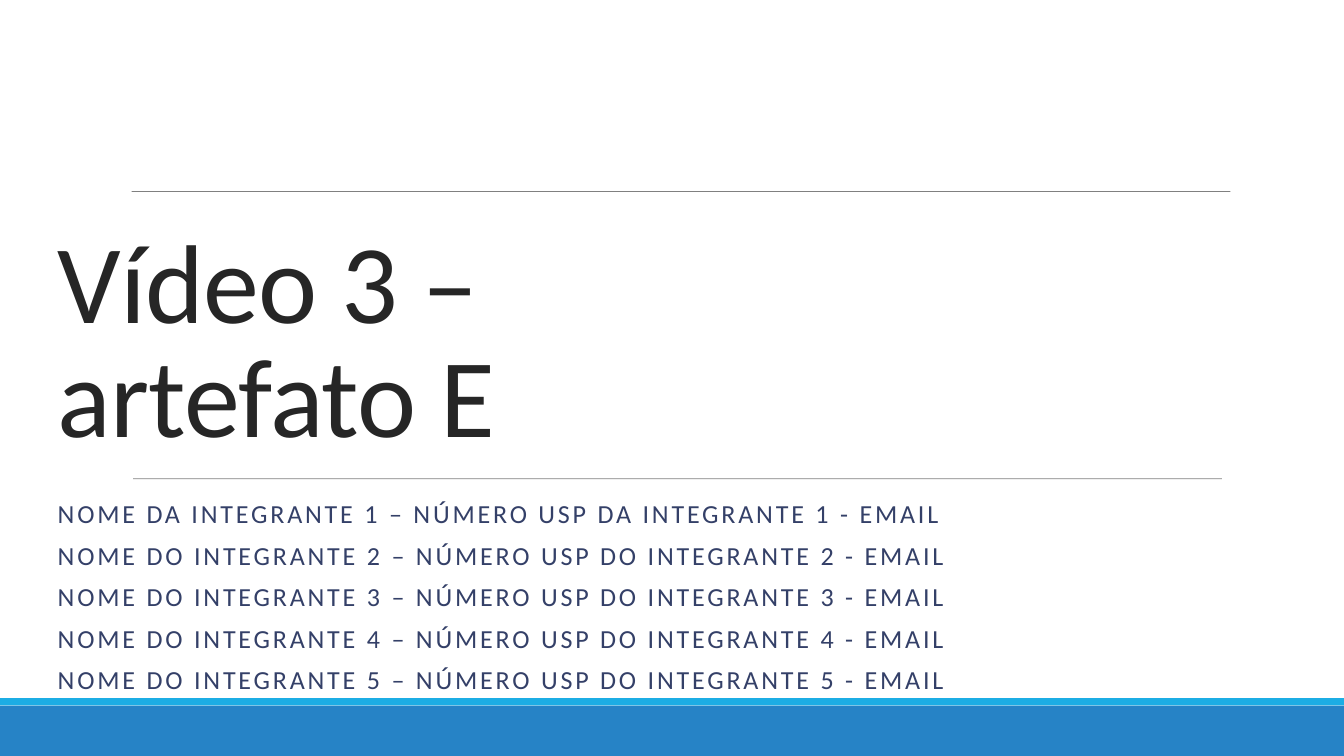
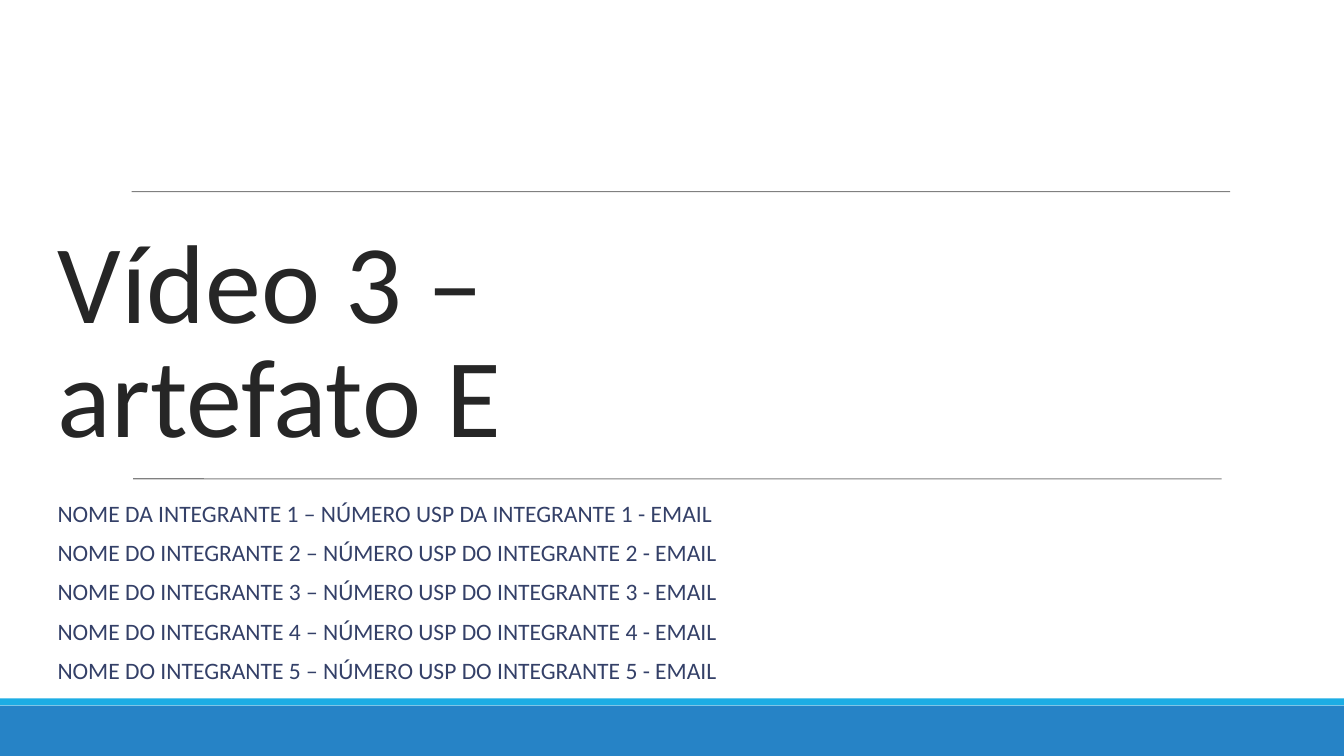
Before and after one commit to Marcos-Med/EpDB, a slide deck: slide 33 of docs/video 3.odp (slide 30 before the commit). Drawn at 1344x756 pixels with LibreOffice and Linux fonts; fonts in the diff are those of the drawing. Boxes give left, top, right and bottom in pixels: in the first picture for what was removed or moved away, otherwise in the second. Text is boxed around its words. In the diff, an @@ line names an element or a change of style, - is before the commit and + after.

```diff
--- a/docs/video 3.odp
+++ b/docs/video 3.odp
@@ text "Vídeo 3 – artefato E" at (x1=58, y1=245, x2=502, y2=438): letter spacing -0.5 to 0 pt @@
@@ line (133, 479) - (1222, 479): stroke #808080 0.51 pt to #808080 0.74 pt @@
@@ text "NOME DA INTEGRANTE 1 – ..." at (x1=58, y1=502, x2=716, y2=679): size 18.6 to 16.8 pt, letter spacing 2 to 0 pt; less space between paragraphs @@
```
Also in this commit, not shown: 17 other slides changed, 15 slides added, 12 slides removed.
